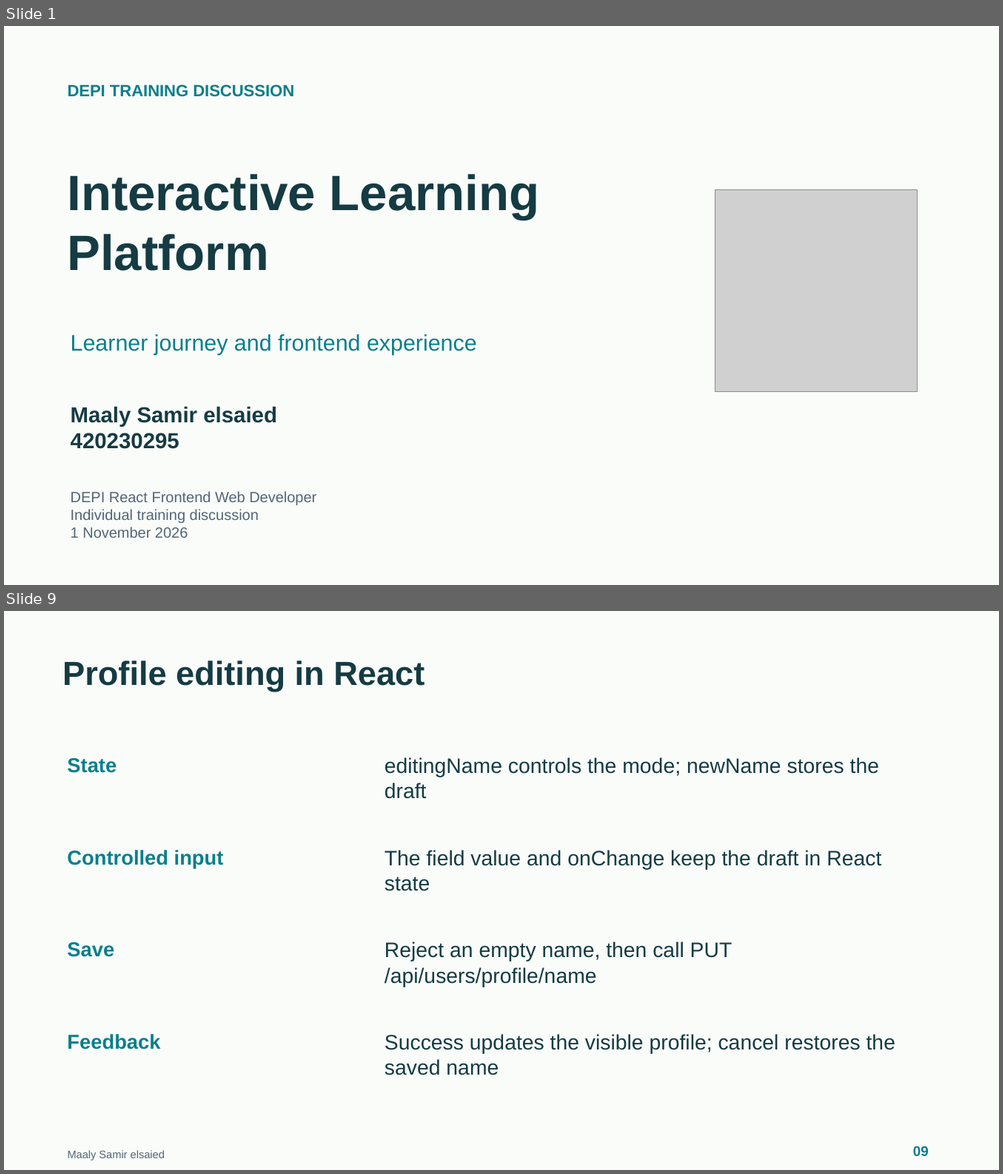
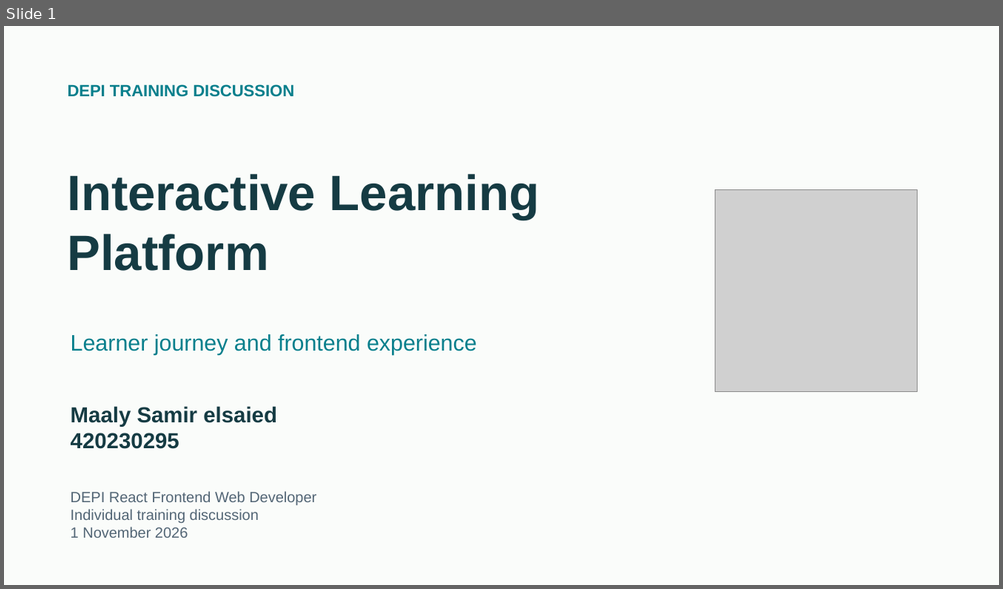
Before and after one commit to Saif-eldin-Ahmed-Helmy/Interactive-Learning-Platform, a slide deck: output/discussion/Maaly-DEPI-Discussion.pptx. Shown one above the other, each under a label of ours: slides 1 and 9 before the commit, slide 1 after it; the slides between them are not shown. The pictures are 1003x1174 and 1003x589 pixels, drawn with LibreOffice and Linux fonts; fonts in the diff are those of the drawing; grey boxes stand for pictures. Boxes give left, top, right and bottom in pixels: in the first picture for what was removed or moved away, otherwise in the second. Text is boxed around its words. In the diff, an @@ line names an element or a change of style, - is before the commit and + after.

```diff
--- a/output/discussion/Maaly-DEPI-Discussion.pptx
+++ b/output/discussion/Maaly-DEPI-Discussion.pptx
@@ slide 9 removed at (x1=4, y1=611, x2=999, y2=1170), background #FAFCFA @@
@@ text removed at (x1=62, y1=661, x2=424, y2=692) @@
-Profile editing in React
@@ text removed at (x1=67, y1=758, x2=116, y2=773) @@
-State
@@ text removed at (x1=384, y1=758, x2=879, y2=799) @@
-editingName controls the mode; newName stores the draft
@@ text removed at (x1=67, y1=850, x2=224, y2=868) @@
-Controlled input
@@ text removed at (x1=384, y1=850, x2=881, y2=891) @@
-The field value and onChange keep the draft in React state
@@ text removed at (x1=67, y1=943, x2=114, y2=957) @@
-Save
@@ text removed at (x1=384, y1=942, x2=732, y2=987) @@
-Reject an empty name, then call PUT /api/users/profile/name
@@ text removed at (x1=67, y1=1034, x2=160, y2=1050) @@
-Feedback
@@ text removed at (x1=384, y1=1034, x2=895, y2=1076) @@
-Success updates the visible profile; cancel restores the saved name
@@ text removed at (x1=68, y1=1150, x2=165, y2=1161) @@
-Maaly Samir elsaied
@@ text removed at (x1=913, y1=1147, x2=928, y2=1156) @@
-09
```
Also in this commit, not shown: 7 slides changed, 2 slides added, 9 other slides removed, 7 other files.
